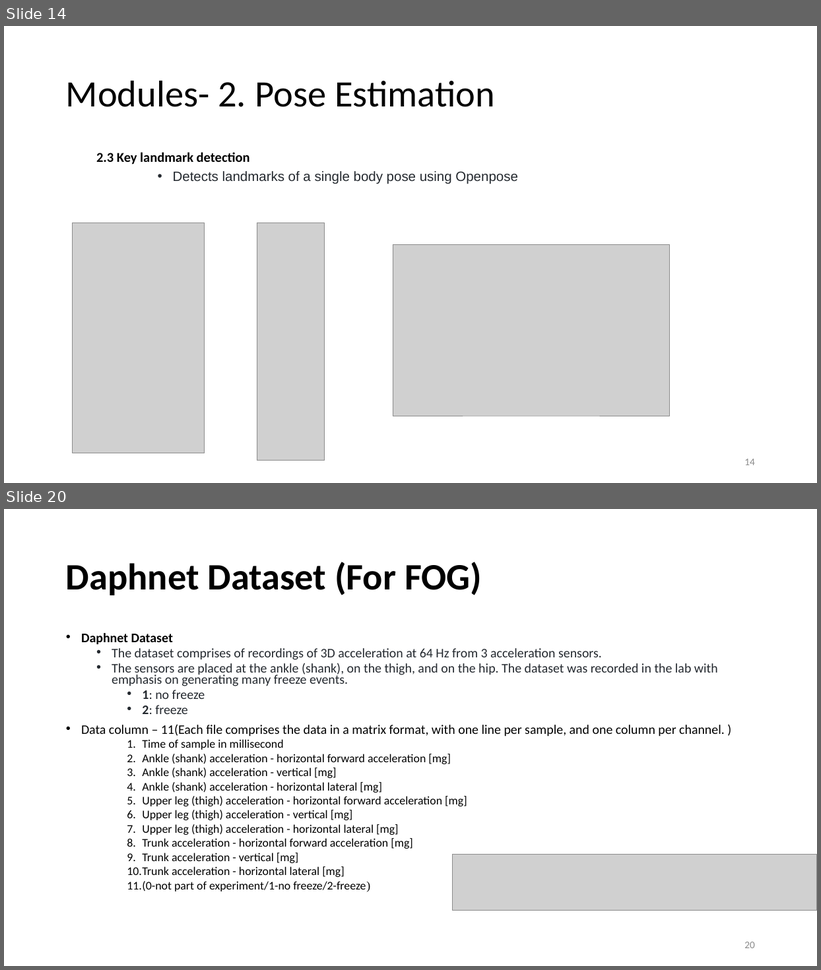
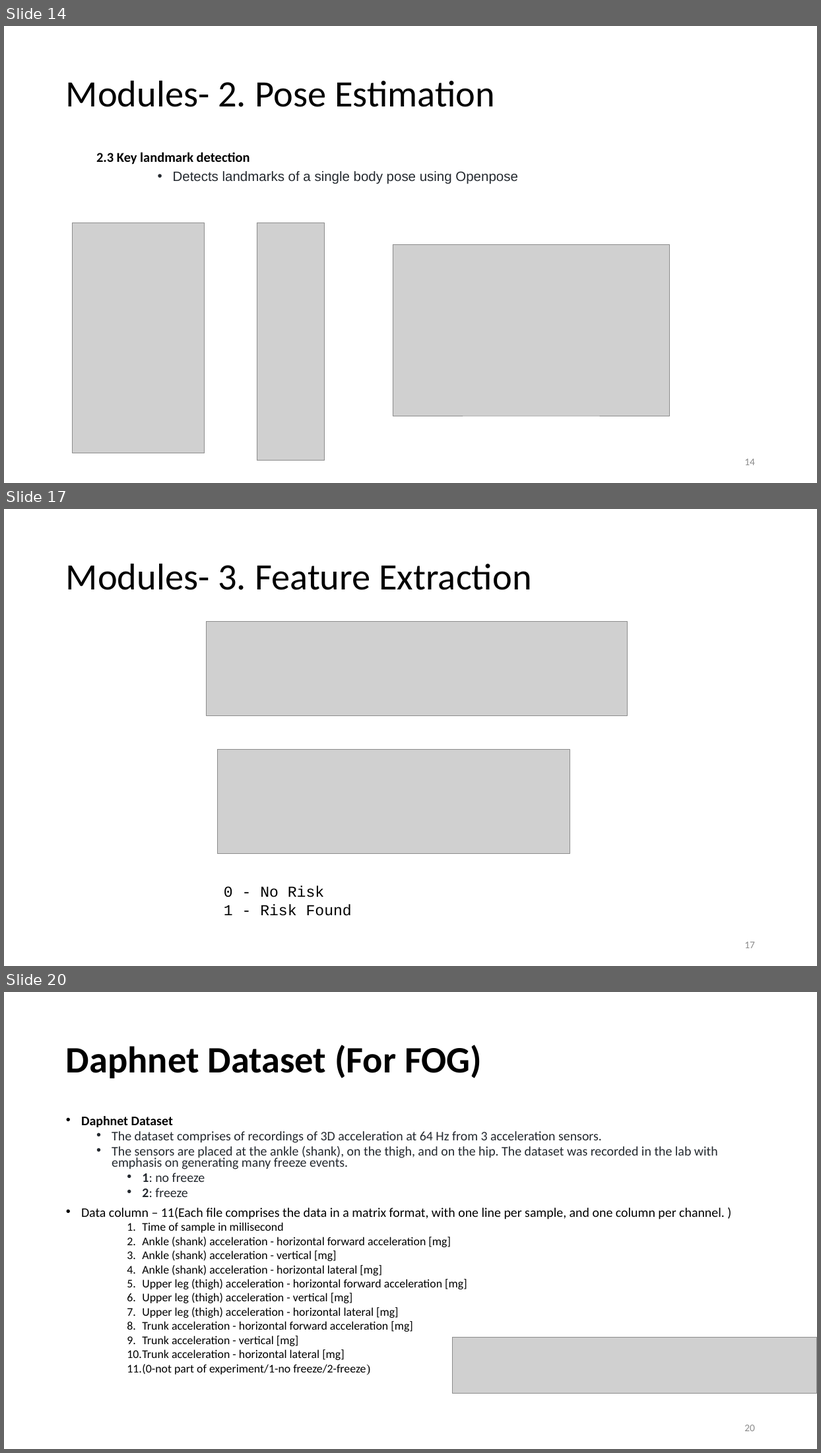
Before and after one commit to aaditya-co/parkinsons_GAIT_Analysis, a slide deck: 2020179001.pptx. Shown one above the other, each under a label of ours: slides 14 and 20 before the commit, slides 14, 17 and 20 after it; the slides between them are not shown. The pictures are 821x970 and 821x1453 pixels, drawn with LibreOffice and Linux fonts; fonts in the diff are those of the drawing; grey boxes stand for pictures. Boxes give left, top, right and bottom in pixels: in the first picture for what was removed or moved away, otherwise in the second. Text is boxed around its words. In the diff, an @@ line names an element or a change of style, - is before the commit and + after.

```diff
--- a/2020179001.pptx
+++ b/2020179001.pptx
@@ slide 17 added at (4, 509, 817, 966), background #FFFFFF @@
@@ title added at (66, 563, 531, 590), 44 pt, text #000000 @@
+Modules- 3. Feature Extraction
@@ picture added at (207, 622, 628, 716) @@
@@ picture added at (217, 750, 570, 854) @@
@@ text added at (224, 887, 352, 916), 18 pt, text #000000 @@
+0 - No Risk
+1 - Risk Found
@@ page number added at (745, 942, 755, 949), 12 pt, text #8C8C8C @@
+17
```
Also in this commit, not shown: 4 slides changed, 3 other slides added, 2 slides removed.
